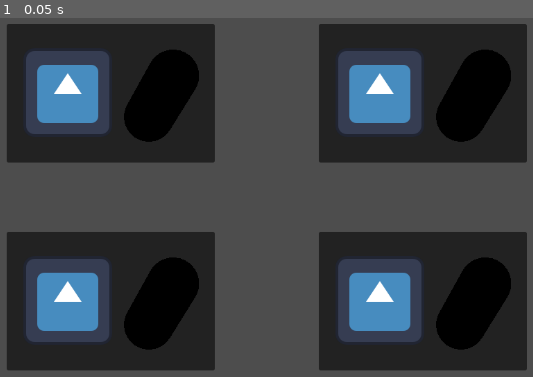
Above: before the commit, frame 1.
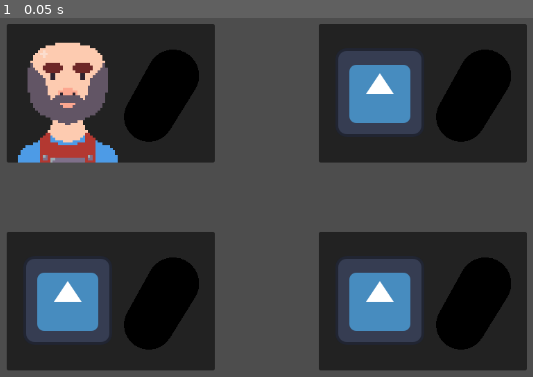
Above: after the commit, the same moment.

Repository: SUNTheBaer/lowball
Game: Godot game, scene res://levels/vendor_select.tscn
Two runs of this game, one before a commit and one after it. Both use one fixed random seed, a clock stepped at 60 frames per second and the inputs below. The engine's default icon, where the game draws it, is replaced by a stand-in: a white triangle on a blue panel in a dark square.
Inputs:
- Up to frame 1 (0.05 s): no input

The runs differ from the first frame. In frame 1, 5.0% of the frame differs, in the area x 3-23%, y 6-41%.

Commit message:
Adding shopkeep png and changing project settings

Diff:
--- /dev/null
+++ b/characters/vendor_shopkeep.tscn
@@ -0,0 +1,45 @@
+[gd_scene format=3 uid="uid://bbpkl1j2c1hsa"]
+
+[ext_resource type="Texture2D" uid="uid://daqvf0jiu7ojl" path="res://assets/Shopkeeper.png" id="1_8m41w"]
+
+[sub_resource type="ViewportTexture" id="ViewportTexture_65khg"]
+viewport_path = NodePath("SubViewport")
+
+[sub_resource type="StandardMaterial3D" id="StandardMaterial3D_65khg"]
+albedo_color = Color(0.2627451, 1, 1, 1)
+
+[sub_resource type="CapsuleMesh" id="CapsuleMesh_65khg"]
+
+[node name="VendorPanelTemplate" type="Panel" unique_id=2077156705]
+offset_right = 300.0
+offset_bottom = 200.0
+
+[node name="Button" type="Button" parent="." unique_id=1298604402]
+layout_mode = 0
+offset_right = 300.0
+offset_bottom = 200.0
+
+[node name="VendorSprite" type="Sprite2D" parent="." unique_id=2137204921]
+position = Vector2(88.00001, 85.00001)
+scale = Vector2(0.9, 0.9)
+texture = ExtResource("1_8m41w")
+
+[node name="TextureRect" type="TextureRect" parent="." unique_id=1749299312]
+layout_mode = 0
+offset_left = -34.0
+offset_top = -151.0
+offset_right = 478.0
+offset_bottom = 361.0
+texture = SubResource("ViewportTexture_65khg")
+
+[node name="SubViewport" type="SubViewport" parent="." unique_id=196198475]
+transparent_bg = true
+
+[node name="Camera3D" type="Camera3D" parent="SubViewport" unique_id=1618681532]
+transform = Transform3D(1, 0, 0, 0, 1, 0, 0, 0, 1, 0, 0, 7.5)
+fov = 50.0
+
+[node name="MeshInstance3D" type="MeshInstance3D" parent="SubViewport" unique_id=255591353]
+transform = Transform3D(0.873874, 0.4744609, 0.10597633, -0.38514757, 0.80868596, -0.4446216, -0.29665712, 0.3477268, 0.8894272, 0, 0, 0)
+material_override = SubResource("StandardMaterial3D_65khg")
+mesh = SubResource("CapsuleMesh_65khg")
--- a/levels/vendor_select.tscn
+++ b/levels/vendor_select.tscn
@@ -1,10 +1,11 @@
 [gd_scene format=3 uid="uid://o3erh0y7xbcp"]
 
+[ext_resource type="PackedScene" uid="uid://bbpkl1j2c1hsa" path="res://characters/vendor_shopkeep.tscn" id="1_3ht5t"]
 [ext_resource type="PackedScene" uid="uid://b4cmdsdhan5wh" path="res://characters/vendor_panel_template.tscn" id="1_6r5jp"]
 
 [node name="VendorSelect" type="Node2D" unique_id=287184111]
 
-[node name="VendorPanelTemplate1" parent="." unique_id=308123727 instance=ExtResource("1_6r5jp")]
+[node name="VendorPanelTemplate1" parent="." unique_id=2077156705 instance=ExtResource("1_3ht5t")]
 offset_left = 200.0
 offset_top = 75.0
 offset_right = 500.0
--- a/project.godot
+++ b/project.godot
@@ -21,4 +21,5 @@
 
 [rendering]
 
+textures/canvas_textures/default_texture_filter=0
 rendering_device/driver.windows="d3d12"
Binary file added: assets/Shopkeeper.aseprite
Binary file added: assets/Shopkeeper.png
Not shown, added: assets/Shopkeeper.png.import
Binary file added: assets/Sprite-0001.aseprite
Binary file added: characters/Shopkeeper.aseprite
